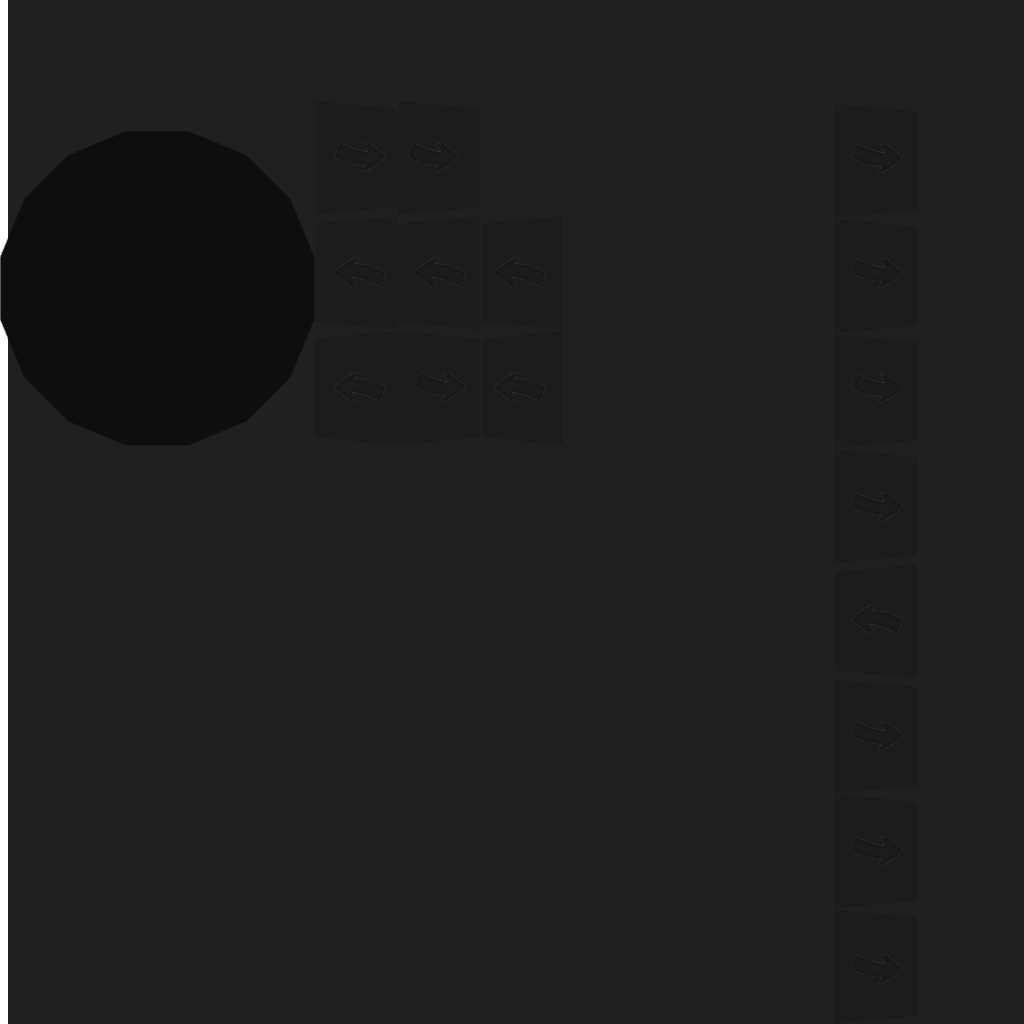
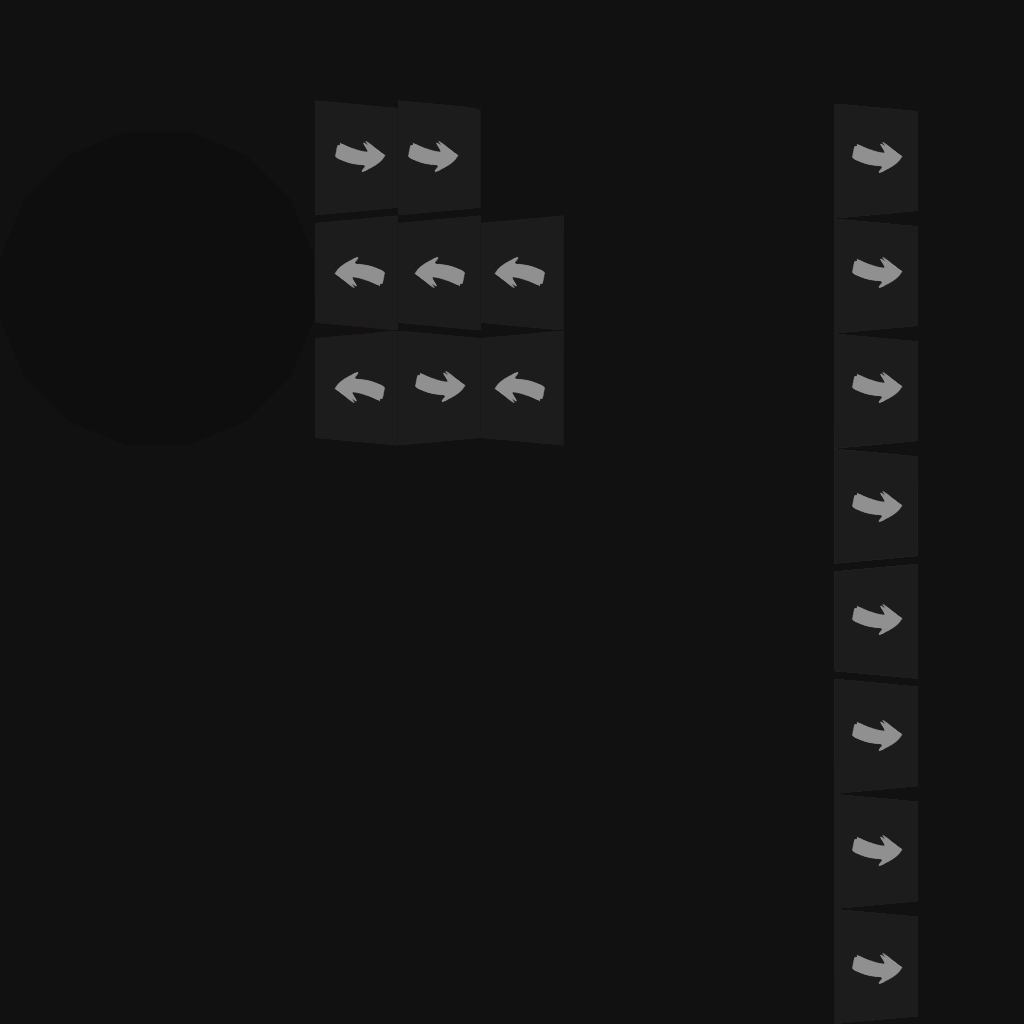
Two versions of the same layered image (w=1024, h=1024). Layer-by-layer changes:
renamed "Layer 4 copy 4" to "Arrows", opacity 51% → 100%, blend addition → normal, painted on it over left=334, top=141, right=903, bottom=985
removed layer "Layer 4 copy 3" (1st of 3) (was addition, 51%) over left=335, top=141, right=386, bottom=174
removed layer "Layer 4 copy 3" (2nd of 3) (was addition, 51%) over left=408, top=141, right=459, bottom=174
removed layer "Layer 4 copy 3" (3rd of 3) (was addition, 51%) over left=415, top=371, right=466, bottom=404
removed layer "Layer 4 copy 2" (1st of 3) (was addition, 51%) over left=414, top=256, right=465, bottom=289
removed layer "Layer 4 copy 2" (2nd of 3) (was addition, 51%) over left=334, top=256, right=385, bottom=289
removed layer "Layer 4 copy" (was addition, 51%) over left=494, top=256, right=545, bottom=289
removed layer "Layer 4" (was addition, 51%) over left=494, top=371, right=545, bottom=404
removed layer "Layer 4 copy 11" (was addition, 51%) over left=852, top=952, right=903, bottom=985
removed layer "Layer 4 copy 10" (was addition, 51%) over left=852, top=834, right=903, bottom=867
removed layer "Layer 4 copy 9" (was addition, 51%) over left=851, top=603, right=903, bottom=636
removed layer "Layer 4 copy 8" (was addition, 51%) over left=852, top=719, right=903, bottom=752
removed layer "Layer 4 copy 7" (was addition, 51%) over left=852, top=490, right=903, bottom=523
removed layer "Layer 4 copy 6" (was addition, 51%) over left=852, top=371, right=903, bottom=404
removed layer "Layer 4 copy 5" (was addition, 51%) over left=852, top=256, right=903, bottom=289
removed layer "Layer 4 copy 2" (3rd of 3) (was addition, 51%) over left=852, top=141, right=903, bottom=174
painted on "Layer 2" over left=0, top=0, right=1024, bottom=1024
